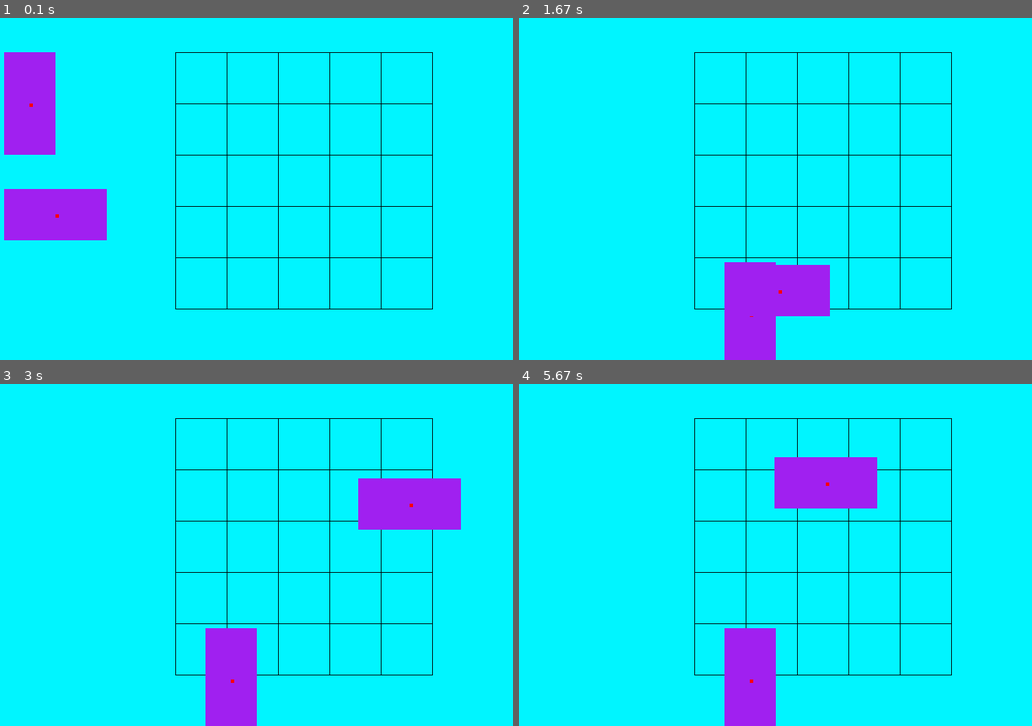
Above: before the commit, frames 1-4 (two rows, left to right).
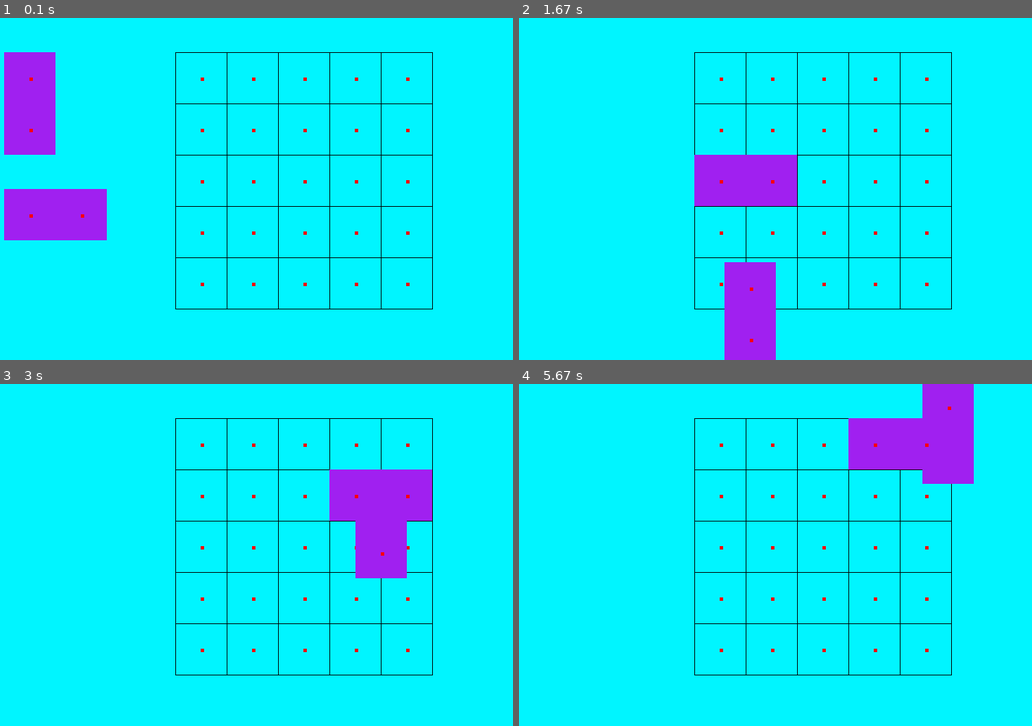
Above: after the commit, the same moments.

Repository: kahnani/Oranges
Game: pygame game, started from dragger 2.py
Two runs of this game, one before a commit and one after it. Both use one fixed random seed, a clock stepped at 60 frames per second and the inputs below.
Inputs (mouse positions are in pixels of both pictures, inside the frame that each line leads up to):
- Up to frame 1 (0.1 s): no input
- Up to frame 2 (1.67 s): press the mouse at (575, 212) at 0.37 s; move the mouse to (678, 250) at 0.47 s; release the mouse at (780, 291) at 0.6 s; press the mouse at (549, 103) at 0.7 s; move the mouse to (560, 195) at 0.8 s; release the mouse at (570, 288) at 0.93 s; press the mouse at (744, 127) at 1.03 s; move the mouse to (796, 134) at 1.13 s; release the mouse at (847, 141) at 1.27 s; press the mouse at (570, 288) at 1.37 s; move the mouse to (657, 301) at 1.47 s; release the mouse at (749, 312) at 1.6 s
- Up to frame 3 (3 s): press the mouse at (230, 678) at 1.7 s; move the mouse to (133, 609) at 1.8 s; release the mouse at (41, 544) at 1.93 s; press the mouse at (41, 548) at 2.03 s; move the mouse to (215, 613) at 2.13 s; release the mouse at (395, 678) at 2.27 s; press the mouse at (395, 674) at 2.37 s; move the mouse to (389, 599) at 2.47 s; release the mouse at (379, 524) at 2.6 s; press the mouse at (225, 544) at 2.7 s; move the mouse to (261, 524) at 2.8 s; release the mouse at (297, 507) at 2.93 s
- Up to frame 4 (5.67 s): press the mouse at (898, 527) at 3.03 s; move the mouse to (749, 541) at 3.13 s; release the mouse at (601, 558) at 3.27 s; press the mouse at (898, 493) at 3.37 s; move the mouse to (785, 578) at 3.47 s; release the mouse at (672, 664) at 3.6 s; press the mouse at (744, 596) at 3.7 s; move the mouse to (785, 599) at 3.8 s; release the mouse at (826, 602) at 3.93 s; press the mouse at (744, 544) at 4.03 s; move the mouse to (678, 493) at 4.13 s; release the mouse at (611, 442) at 4.27 s; press the mouse at (601, 558) at 4.37 s; move the mouse to (775, 493) at 4.47 s; release the mouse at (949, 431) at 4.6 s; press the mouse at (744, 442) at 4.7 s; move the mouse to (842, 524) at 4.8 s; release the mouse at (944, 606) at 4.93 s; press the mouse at (949, 493) at 5.03 s; move the mouse to (939, 507) at 5.13 s; release the mouse at (929, 520) at 5.27 s; press the mouse at (949, 435) at 5.37 s; move the mouse to (872, 469) at 5.47 s; release the mouse at (796, 507) at 5.6 s

The runs differ from the first frame. In frame 1, 0.2% of the frame differs, in the area x 5-80%, y 17-79%; in frame 2, 4.7%; in frame 3, 6.6%; in frame 4, 11%, in the area x 39-89%, y 0-100%.

Commit message:
Add files via upload

Diff:
--- a/dragger 2.py
+++ b/dragger 2.py
@@ -1,5 +1,5 @@
 import pygame
-import random
+# made by Cole Kleinebekel and Jazmyn Revels
 
 pygame.init()
 
@@ -8,14 +8,12 @@
 SCREEN_HEIGHT = 500
 
 screen = pygame.display.set_mode((SCREEN_WIDTH, SCREEN_HEIGHT))
-pygame.display.set_caption('Ships That Happen To Battle')
+pygame.display.set_caption('Ship Battles by Cole Kleinebekel and Jazmyn Revels')
 
 active_box = None
 boxes = []
 
 boxT = pygame.Rect(50, 50, 75, 150)
-
-
 boxL = pygame.Rect(50, 250, 150, 75)
 boxes.append(boxT)
 boxes.append(boxL)
@@ -29,23 +27,47 @@
     for y in range(50, CELL_SIZE*6 + 50, CELL_SIZE):
         pygame.draw.line(screen, pygame.Color("black"), (300, y), (SCREEN_WIDTH, y))
 
+for x in range(337, 710, 75):
+  for y in range(87, 450, 75):
+    GC = pygame.Rect(x, y, 5, 5)
+    gridCs.append(GC)
+
 run = True
 while run:
 
   screen.fill("turquoise1")
   draw_grid()
+
+  # the funny cover up
   box1 = pygame.Rect(300, 426, 401, 201)
   pygame.draw.rect(screen, "turquoise1", box1)
   box2 = pygame.Rect(676, 50, 300, 600)
   pygame.draw.rect(screen, "turquoise1", box2)
+
   boxTCs = []
+
+  for box in gridCs:
+    pygame.draw.rect(screen, "red", box)
+
   #update and draw items
   for box in boxes:
     pygame.draw.rect(screen, "purple", box)
-    for i in range(2):
-        boxTC = pygame.Rect(box.x + box.width/2 , box.y + box.height/2, 5, 5)
-        pygame.draw.rect(screen, "red", boxTC)
-        boxTCs.append(boxTC)
+    if box.width > box.height:
+      boxTC = pygame.Rect(box.x + box.width/2+box.width/4 , box.y + box.height/2, 5, 5)
+      pygame.draw.rect(screen, "red", boxTC)
+      boxTCs.append(boxTC)
+      boxTC = pygame.Rect(box.x + box.width/2-box.width/4 , box.y + box.height/2, 5, 5)
+      pygame.draw.rect(screen, "red", boxTC)
+      boxTCs.append(boxTC)
+    else:
+      boxTC = pygame.Rect(box.x + box.width/2, box.y + box.height/2 + box.height/4, 5, 5)
+      pygame.draw.rect(screen, "red", boxTC)
+      boxTCs.append(boxTC)
+      boxTC = pygame.Rect(box.x + box.width/2, box.y + box.height/2 - box.height/4, 5, 5)
+      pygame.draw.rect(screen, "red", boxTC)
+      boxTCs.append(boxTC)
+
+
 
   for event in pygame.event.get():
     if event.type == pygame.MOUSEBUTTONDOWN:
@@ -58,6 +80,31 @@
       if event.button == 1:
         if active_box != None:
             print(str(boxes[active_box].x) + "," + str(boxes[active_box].y))
+            if boxes[active_box].width >= boxes[active_box].height:
+              winner = 9999999999999999999999999999999999999999999999999999999999999999999999999999999999999999999999
+              winners = []
+              for gc in range(len(gridCs)-1):
+                x = 0
+                for bc in range(len(boxTCs)):
+                  x = x + abs(boxTCs[bc].x - gridCs[gc].x)
+                  x = x + abs(boxTCs[bc].y - gridCs[gc].y)
+                  x = x + abs(boxTCs[bc].x - gridCs[gc+1].x)
+                  x = x + abs(boxTCs[bc].y - gridCs[gc+1].y)
+                if x < winner:
+                  winner = x
+                  winners = []
+                  winners.append(gridCs[gc])
+                  winners.append(gridCs[gc+1])
+              if winners[0].x + winners[0].y <= winners[1].x + winners[1].y:
+                print(str(winners[0].x) + "," + str(winners[0].y) + "<---- update pos to")
+                boxes[active_box].x = winners[0].x - 37
+                boxes[active_box].y = winners[0].y - 37
+              else:
+                boxes[active_box].x = winners[1].x - 37
+                boxes[active_box].y = winners[1].y - 37
+                print(str(winners[1].x) + "," + str(winners[1].y) + "<---- update pos to")
+            else:
+              print("try the other one")
             active_box = None
 
     if event.type == pygame.MOUSEMOTION:
